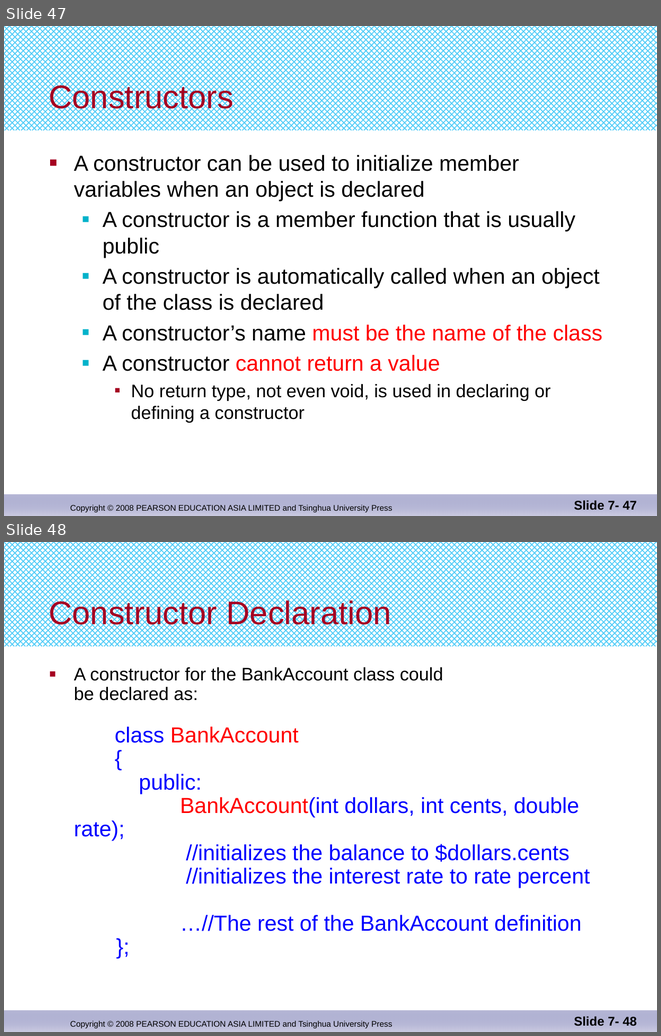
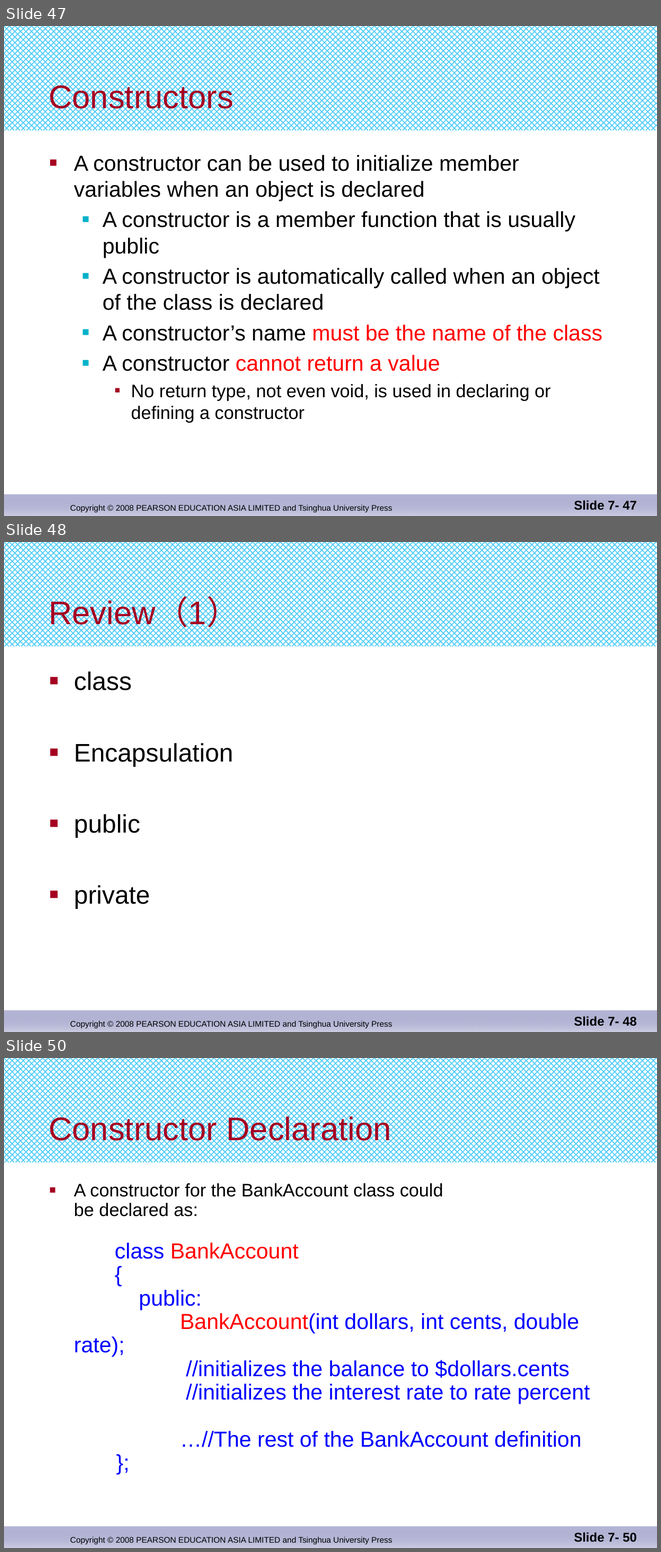
Before and after one commit to djuanbei/CPLUSPLUS, a slide deck: ppt/Chapter 10.pptx. Shown one above the other, each under a label of ours: slides 47 and 48 before the commit, slides 47, 48 and 50 after it; the slides between them are not shown. The pictures are 661x1036 and 661x1552 pixels, drawn with LibreOffice and Linux fonts; fonts in the diff are those of the drawing. Boxes give left, top, right and bottom in pixels: in the first picture for what was removed or moved away, otherwise in the second. Text is boxed around its words. In the diff, an @@ line names an element or a change of style, - is before the commit and + after.

```diff
--- a/ppt/Chapter 10.pptx
+++ b/ppt/Chapter 10.pptx
@@ slide 48 added at bbox=[4, 542, 657, 1032], background #FFFFFF; not listed: 3 template elements that a slide beside it also shows @@
@@ title added at bbox=[49, 598, 239, 631], 36 pt, text #A50021 @@
+Review（1）
@@ text added at bbox=[74, 671, 233, 908], 28 pt, text #000000 @@
+■ class
+■ Encapsulation
+■ public
+■ private
@@ page number added at bbox=[574, 1016, 637, 1026], 14 pt, text #000000, bold @@
+Slide 7- 48
@@ what was slide 48 is now slide 50 @@
@@ page number at bbox=[574, 1532, 637, 1542]: text changed @@
-Slide 7- 48
+Slide 7- 50
```
Also in this commit, not shown: 1 slide changed, 2 other slides added, 1 other file.
